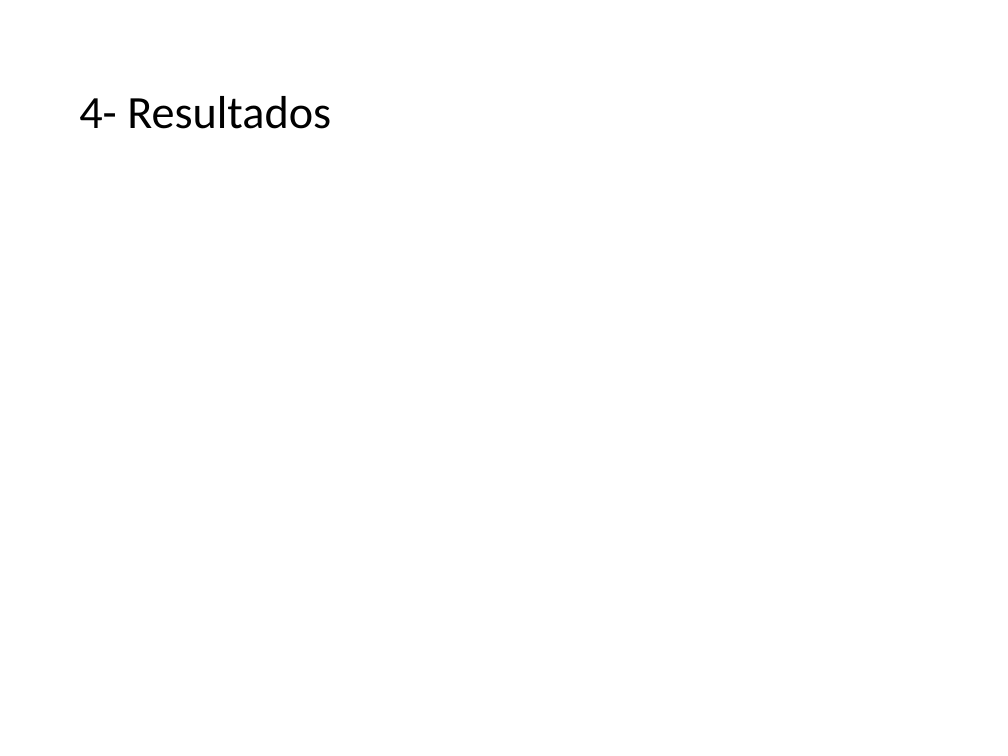
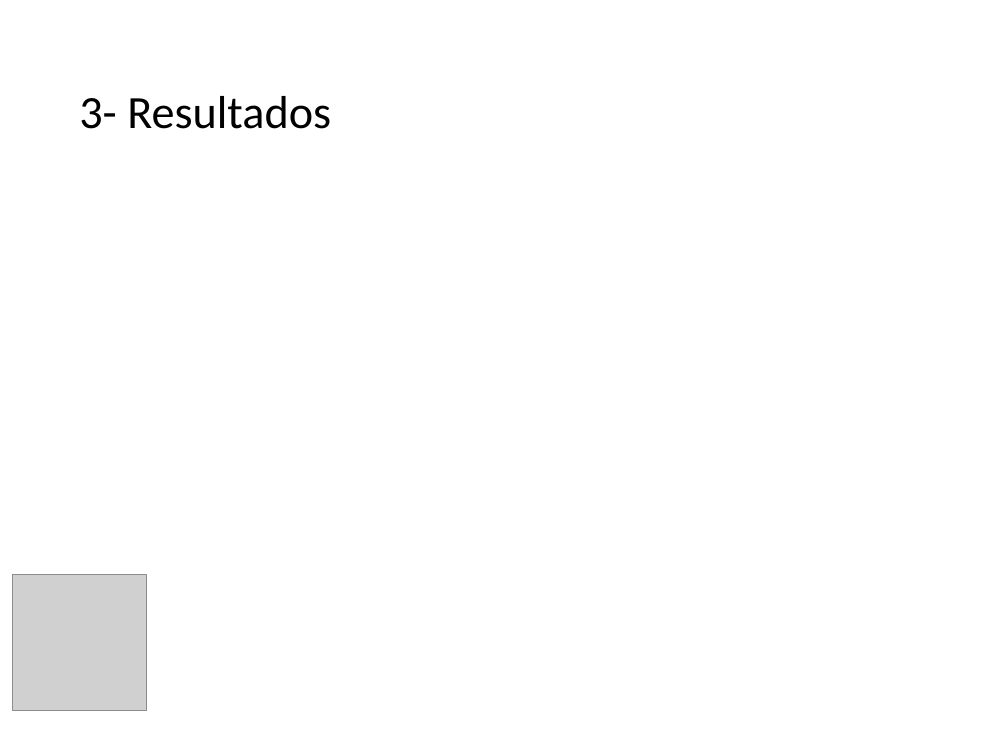
Before and after one commit to TavaresCarlos/INF723-Visualizacao-de-Dados-, a slide deck: slide 13 of presentation/apresentação.pptx (slide 8 before the commit). Drawn at 1008x756 pixels with LibreOffice and Linux fonts; fonts in the diff are those of the drawing; grey boxes stand for pictures; background and template pictures are left out. Boxes give left, top, right and bottom in pixels: in the first picture for what was removed or moved away, otherwise in the second. Text is boxed around its words. In the diff, an @@ line names an element or a change of style, - is before the commit and + after.

```diff
--- a/presentation/apresentação.pptx
+++ b/presentation/apresentação.pptx
@@ title at [79,96,331,129]: text changed @@
-4- Resultados
+3- Resultados
@@ picture added at [12,575,147,711] @@
```
Also in this commit, not shown: 5 other slides changed, 8 slides added, 3 slides removed, 28 other files.
